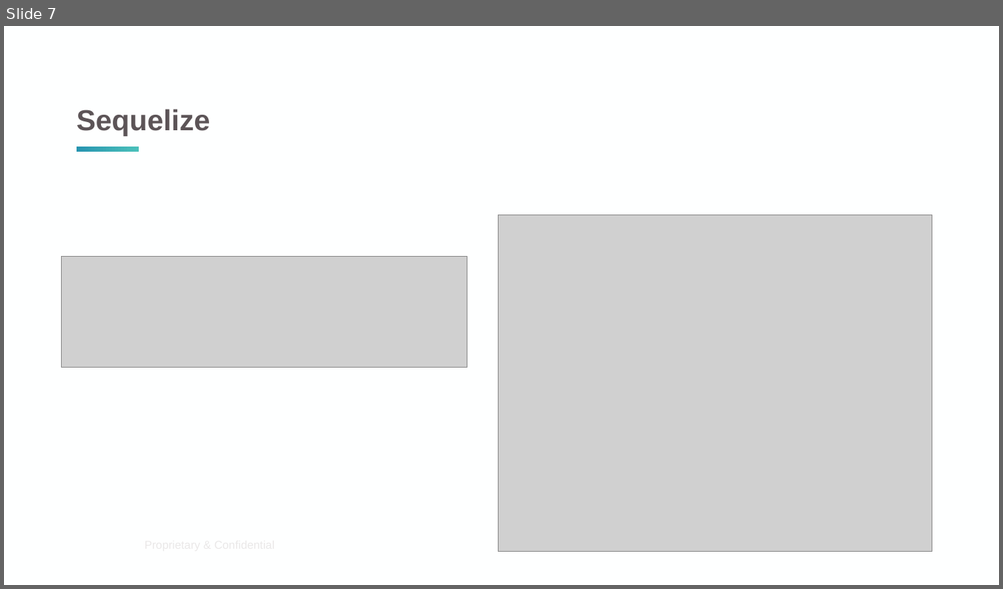
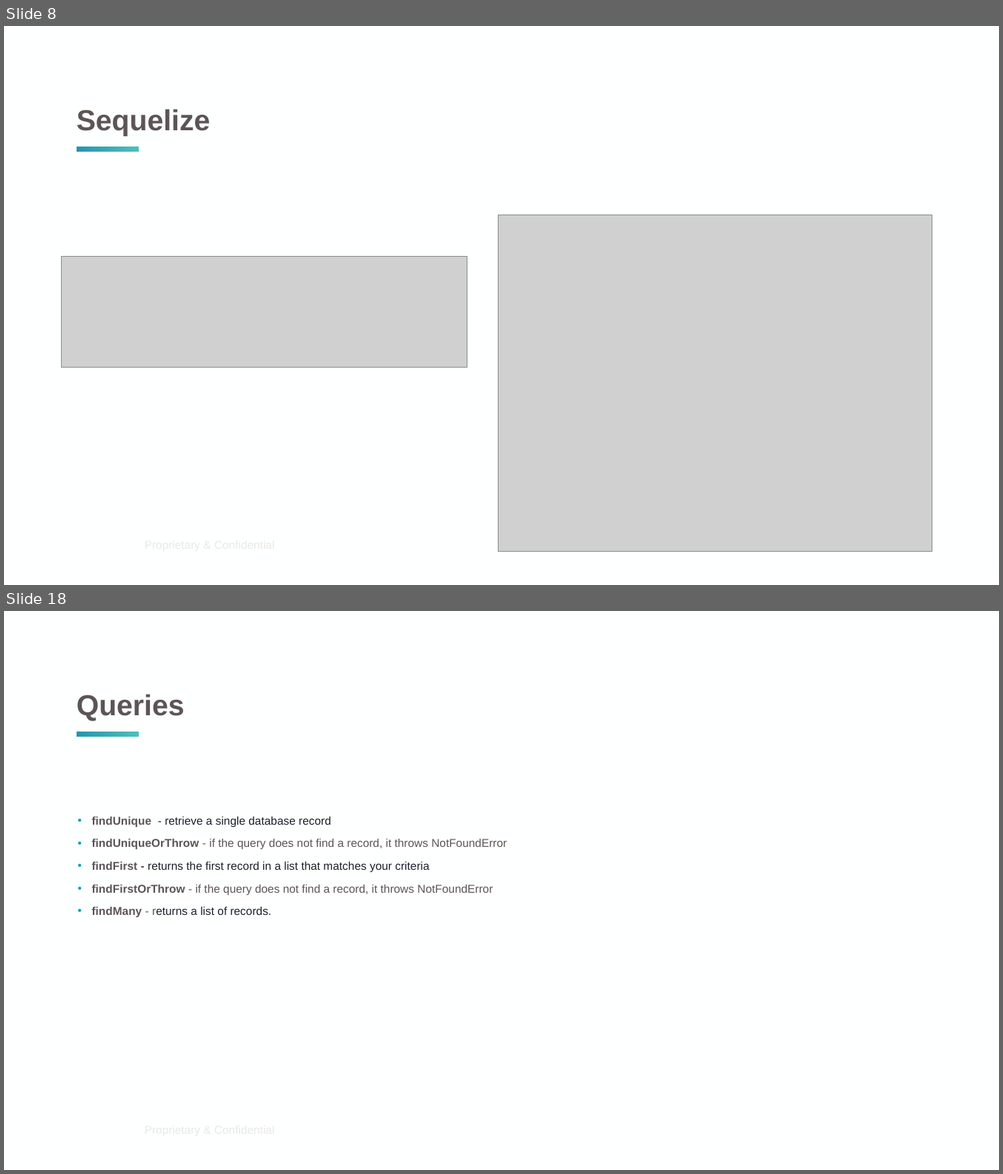
Before and after one commit to pedrompeixoto/nestjs-presentation, a slide deck: data_persistence.pptx. Shown one above the other, each under a label of ours: slide 7 before the commit, slides 8 and 18 after it; the slides between them are not shown. The pictures are 1003x589 and 1003x1174 pixels, drawn with LibreOffice and Linux fonts; fonts in the diff are those of the drawing; grey boxes stand for pictures; background and template pictures are left out. Boxes give left, top, right and bottom in pixels: in the first picture for what was removed or moved away, otherwise in the second. Text is boxed around its words. In the diff, an @@ line names an element or a change of style, - is before the commit and + after.

```diff
--- a/data_persistence.pptx
+++ b/data_persistence.pptx
@@ slide 18 added at (4,611,999,1170), background #FEFFFF; not listed: 2 template elements that a slide beside it also shows @@
@@ title added at (77,694,185,721), 28 pt, text #5C5457, bold @@
+Queries
@@ text added at (92,817,506,917), 11 pt, text #5C5457 @@
+• findUnique - retrieve a single database record
+• findUniqueOrThrow - if the query does not find a record, it throws NotFoundError
+• findFirst - returns the first record in a list that matches your criteria
+• findFirstOrThrow - if the query does not find a record, it throws NotFoundError
+• findMany - returns a list of records.
@@ what was slide 7 is now slide 8 @@
```
Also in this commit, not shown: 14 slides changed, 12 other slides added, 2 slides removed, 13 other files.
